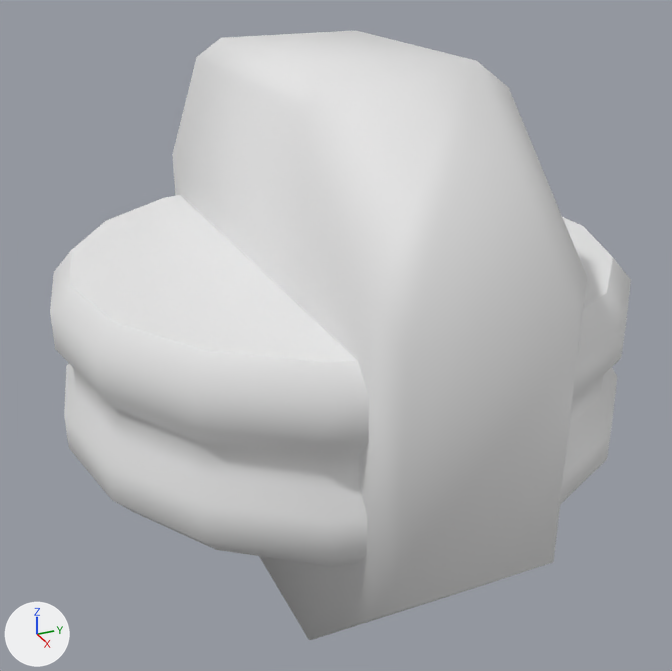
The FBX model Assets/Stylized_Egypt/Meshes/building/SM_building_part_08.fbx: old version first, new version second.
Both versions are drawn from a 50 mm lens placed at (1.294, -0.586, 0.64), pointed at (0.007, -0.007, -0.004). The axes (+X, +Y, +Z) are drawn at lower left. The lights are the same throughout. Where no turn or scale is listed for an object, it has been applied to the vertices.

Names of what the first picture shows: 'SM_building_part_08', 'SM_building_part_08_ConvexHulls'.
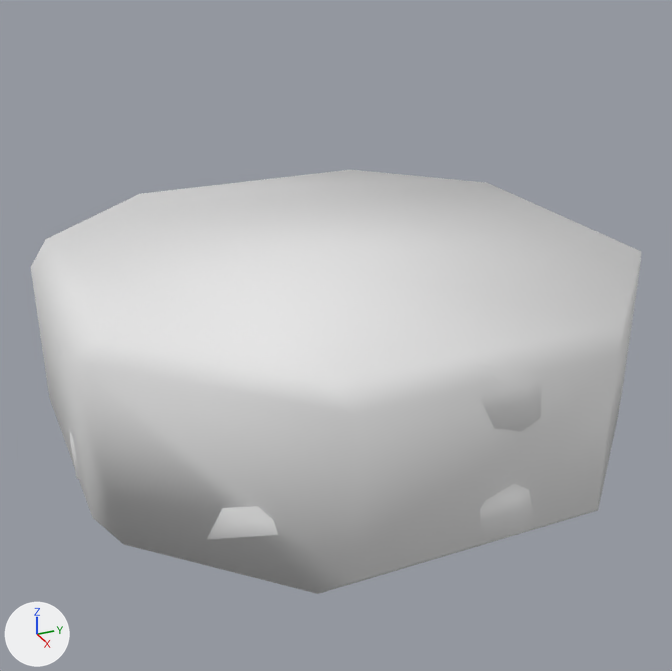
Pixel boxes [x1, y1, x2, y2] of what changed, in the pictures (672 x 671 px):
'SM_building_part_08_ConvexHulls', moved, rescaled (47% wider, 30% shorter)
    before: [172, 30, 587, 640]
    after: [31, 170, 641, 594]
'SM_building_part_08_LOD1', added
    after: [53, 323, 542, 547]
'SM_building_part_08', unchanged, covered by the edit
    before: [50, 195, 631, 566]

What changed in the scene script:
```text
Add me_sm_building_part_08_001:
    me_sm_building_part_08_001.from_pydata(...)  # 96 vertices, 188 faces; spans x -0.456..0.471, y -0.462..0.454, z -0.15..0.15
    me_sm_building_part_08_001.materials.append(mat_mi_building_concrete_01_inst)  # its picture is missing
Change ob_sm_building_part_08_convexhulls:
    add ob_sm_building_part_08_convexhulls.parent = ob_sm_building_part_259
    ob_sm_building_part_08_convexhulls.scale: (0.01, 0.01, 0.01) -> (1.0, 1.0, 1.0)
Add ob_sm_building_part_259:
    ob_sm_building_part_259 = bpy.data.objects.new('SM_building_part_259', None)
    ob_sm_building_part_259.location = (0.0, 0.0, 0.0)
    ob_sm_building_part_259.rotation_euler = (1.571, 0.0, 0.0)  # degrees (90, 0, 0)
    ob_sm_building_part_259.scale = (0.01, 0.01, 0.01)
Add ob_sm_building_part_08_lod1:
    ob_sm_building_part_08_lod1 = bpy.data.objects.new('SM_building_part_08_LOD1', me_sm_building_part_08_001)
    ob_sm_building_part_08_lod1.location = (0.0, 0.0, 0.0)
```
